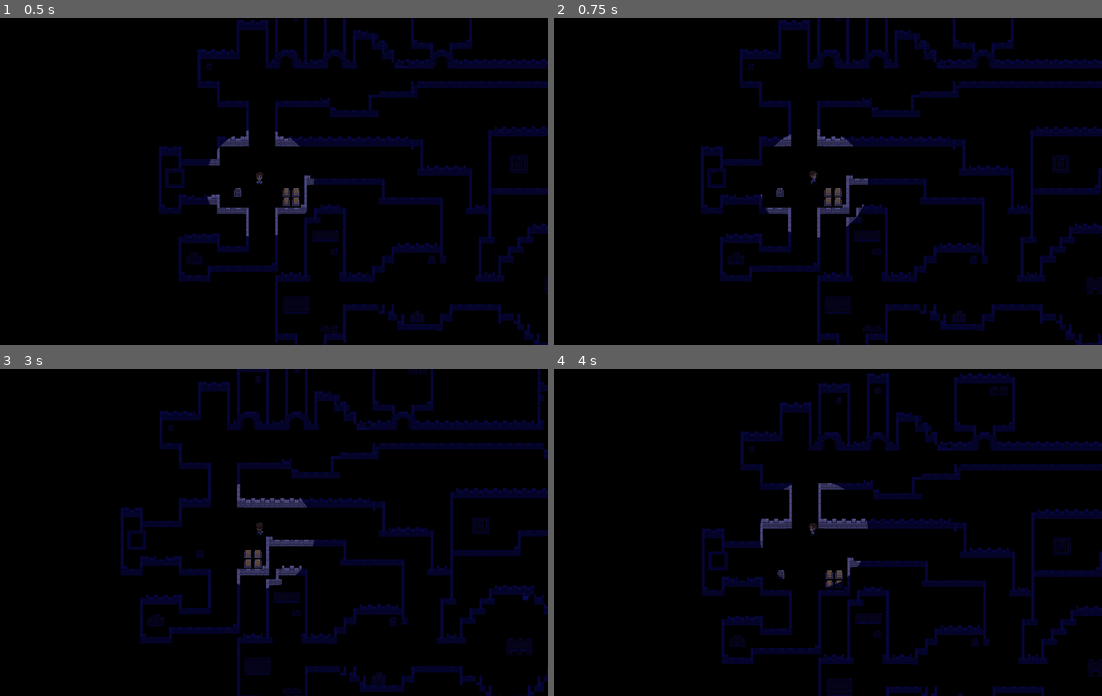
Above: before the commit, frames 1-4 (two rows, left to right).
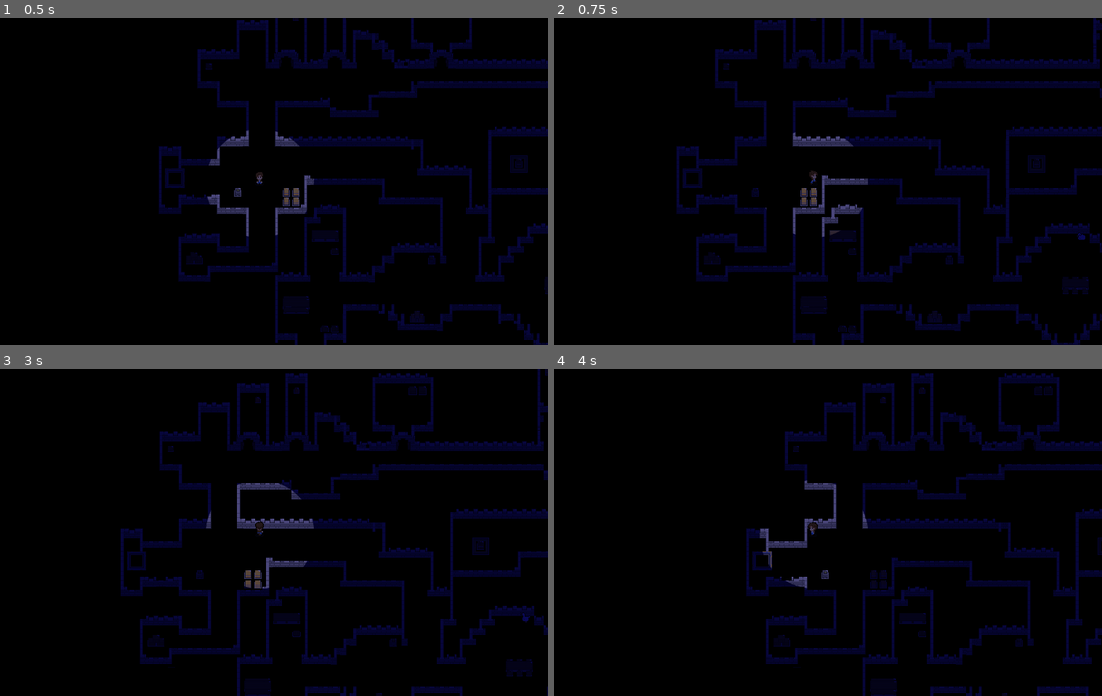
Above: after the commit, the same moments.

Repository: AstonHackTeam/godot-frontend
Game: Godot game, scene res://Scenes/world.tscn
Two runs of this game, one before a commit and one after it. Both use one fixed random seed, a clock stepped at 60 frames per second and the inputs below.
Inputs:
- Up to frame 1 (0.5 s): no input
- Up to frame 2 (0.75 s): tap Enter at 0.5 s; hold Right (ui_right) from 0.53 s (still down)
- Up to frame 3 (3 s): release Right (ui_right) at 1.28 s; hold Down (ui_down) 1.28-2.03 s; tap Space at 2 s; hold Right (ui_right) 2.03-2.78 s; tap Enter at 2.75 s; hold Up (ui_up) from 2.78 s (still down)
- Up to frame 4 (4 s): release Up (ui_up) at 3.53 s; hold Left (ui_left) from 3.53 s (still down)

Frame 1 is identical in both runs. In frame 2, 15% of the frame differs, in the area x 22-100%, y 0-100%; in frame 3, 19%; in frame 4, 16%.

Commit message:
Final Version

Diff:
--- a/Scenes/world.tscn
+++ b/Scenes/world.tscn
@@ -1,10 +1,9 @@
-[gd_scene load_steps=13 format=3 uid="uid://dho27rg6sxl8n"]
+[gd_scene load_steps=12 format=3 uid="uid://dho27rg6sxl8n"]
 
 [ext_resource type="Texture2D" uid="uid://dcnhpiwobup15" path="res://art/dungeon_ v1.0/dungeon_.png" id="2_61kc4"]
 [ext_resource type="Texture2D" uid="uid://citihxuca6mtd" path="res://art/dungeon_ v1.0/dungeonDecoration_0.png" id="3_s2i31"]
 [ext_resource type="PackedScene" uid="uid://eng7su33g582" path="res://Scenes/player.tscn" id="4_pnfg3"]
 [ext_resource type="PackedScene" uid="uid://dl2tcjmtunwco" path="res://Scenes/goose.tscn" id="6_8f77n"]
-[ext_resource type="Script" path="res://Scripts/goose.gd" id="7_0dlnp"]
 [ext_resource type="Texture2D" uid="uid://cxcj2lhr3kt4q" path="res://art/dungeon_ v1.0/dungeonDecoration_1.png" id="8_lnedg"]
 
 [sub_resource type="AudioStreamMicrophone" id="AudioStreamMicrophone_6553y"]
@@ -2544,4 +2543,3 @@
 
 [node name="goose" parent="." instance=ExtResource("6_8f77n")]
 position = Vector2(545, 16)
-script = ExtResource("7_0dlnp")
--- a/Scripts/goose.gd
+++ b/Scripts/goose.gd
@@ -8,9 +8,13 @@
 
 func _physics_process(delta):
 	if found:
-		get_tree().quit()
+		open_youtube_link()
 
 func _on_area_2d_body_entered(body):
 	# play video
 	player = body
 	found = true
+
+func open_youtube_link():
+	OS.shell_open("https://www.youtube.com/watch?v=p-LvUa_gNlQ")
+	get_tree().quit()
--- a/Scripts/player.gd
+++ b/Scripts/player.gd
@@ -1,6 +1,6 @@
 extends CharacterBody2D
 
-var speed = 100
+var speed = 300
 const voice_speed = 3000
 var curr_dir = "none"
 var player = null
@@ -18,7 +18,7 @@
 	var idx = AudioServer.get_bus_index("Record")
 	effect = AudioServer.get_bus_effect(idx, 0)
 	record_timer = Timer.new()
-	record_timer.wait_time = 2.0 # 设置定时器每秒触发一次
+	record_timer.wait_time = 1.5 # 设置定时器每秒触发一次
 	record_timer.connect("timeout", _on_record_timer_timeout)
 	add_child(record_timer) # 将定时器添加为子节点，确保能够被正确管理和释放
 	effect.set_recording_active(true)
